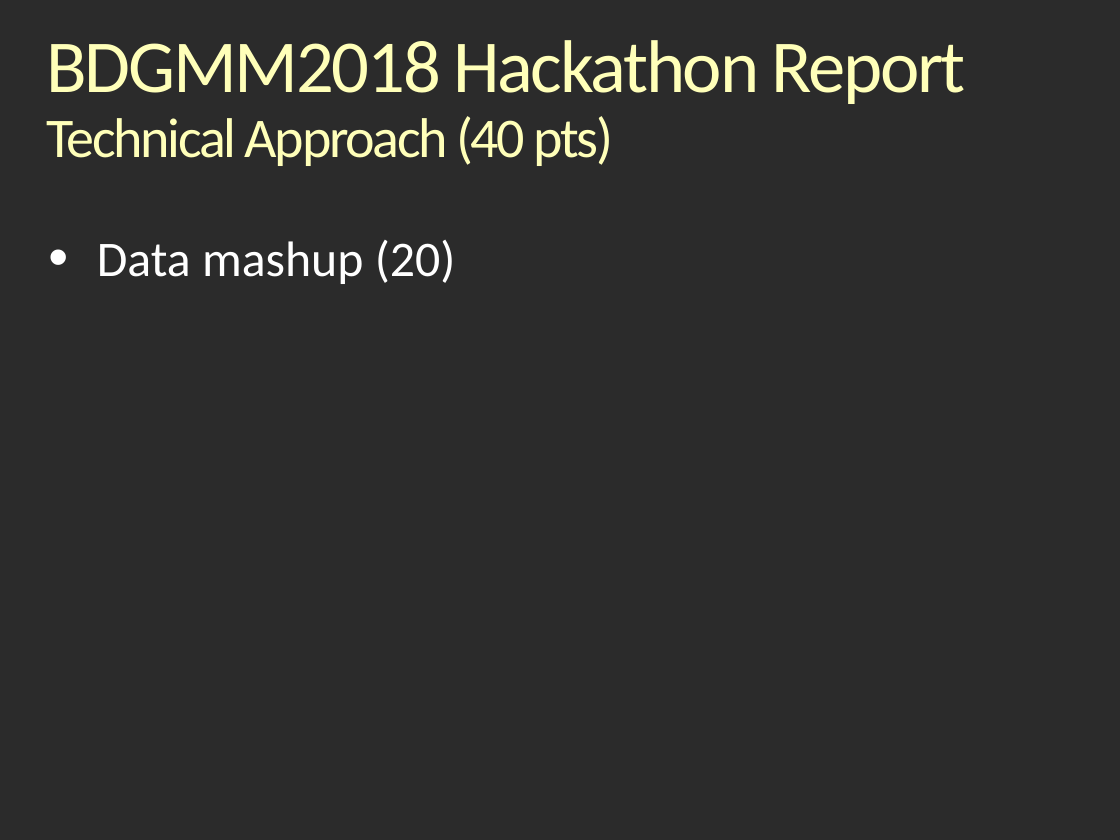
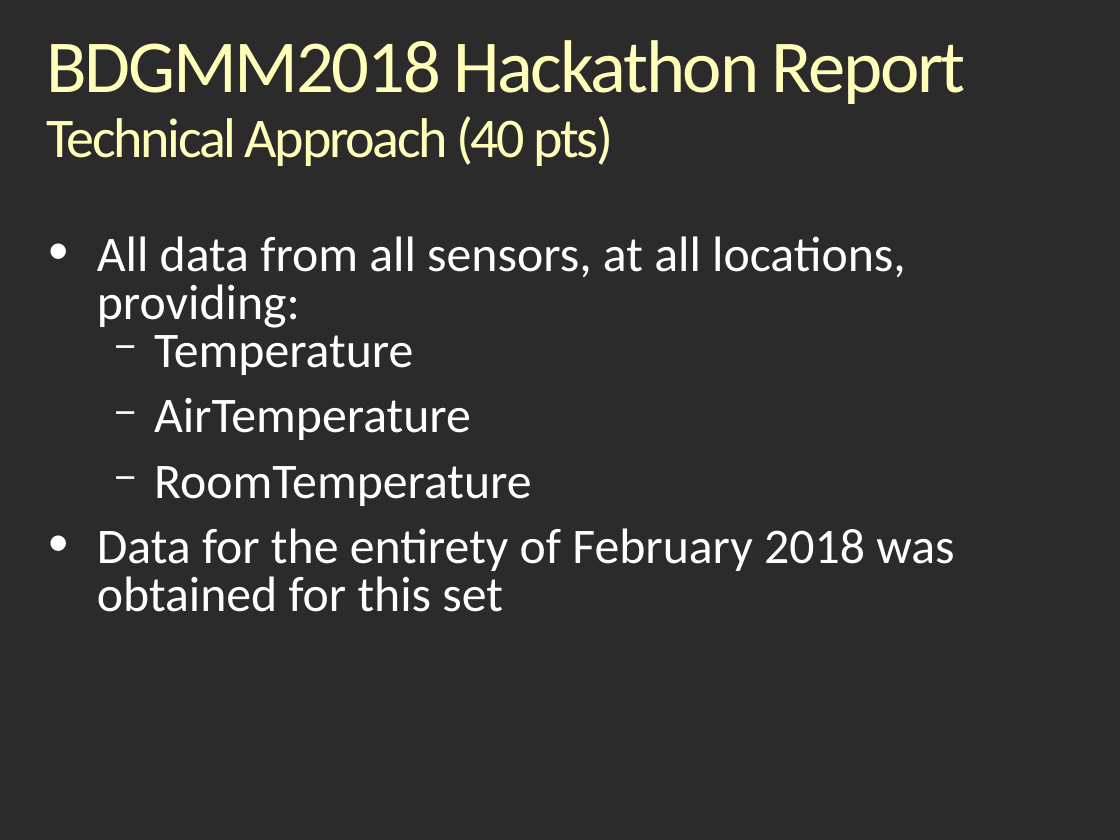
Before and after one commit to rjaduthie/bdgmm-hackathon-berlin-2018, a slide deck: slide 2 of BDMM18_Hackathonv_Report_Linuxy.odp. Drawn at 1120x840 pixels with LibreOffice and Linux fonts; fonts in the diff are those of the drawing; background and template pictures are left out; a plain dark background stands for a picture behind light text. Boxes give left, top, right and bottom in pixels: in the first picture for what was removed or moved away, otherwise in the second. Text is boxed around its words. In the diff, an @@ line names an element or a change of style, - is before the commit and + after.

Commit message:
Presentation

```diff
--- a/BDMM18_Hackathonv_Report_Linuxy.odp
+++ b/BDMM18_Hackathonv_Report_Linuxy.odp
@@ text at [97,236,954,612]: text changed @@
-• Data mashup (20)
+• All data from all sensors, at all locations, providing:
+  − Temperature
+  − AirTemperature
+  − RoomTemperature
+• Data for the entirety of February 2018 was obtained for this set
```
Also in this commit, not shown: 2 other slides changed, 4 slides added, 7 slides removed.
